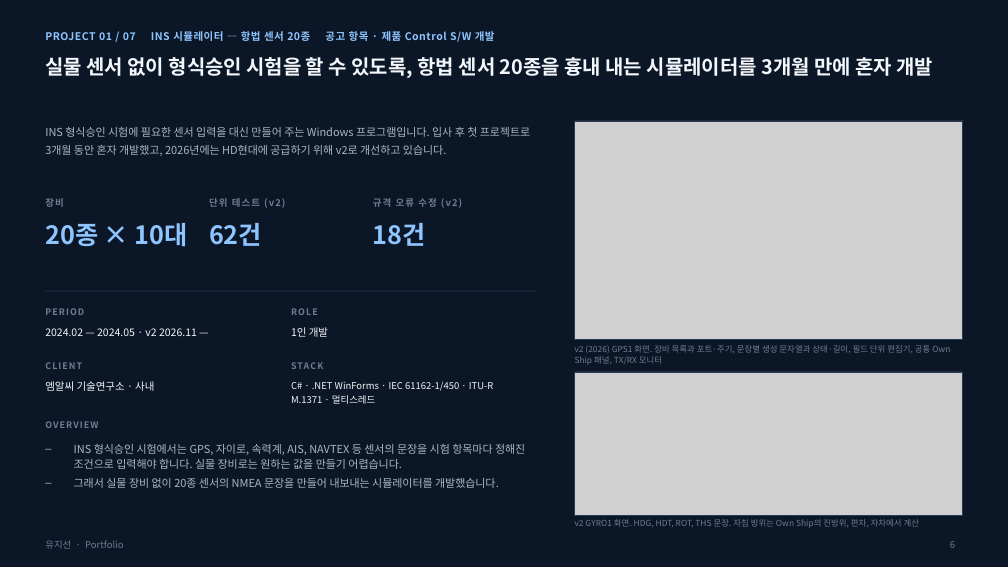
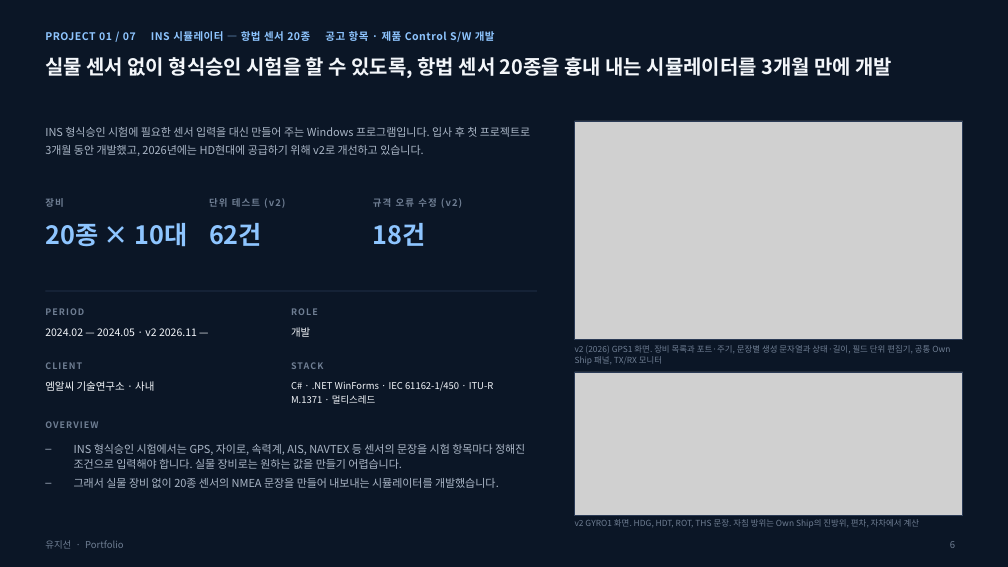
Before and after one commit to maintains00/portfolio, a slide deck: slide 6 of docs/포트폴리오_유지선.pptx. Drawn at 1008x567 pixels with LibreOffice and Linux fonts; fonts in the diff are those of the drawing; grey boxes stand for pictures. Boxes give left, top, right and bottom in pixels: in the first picture for what was removed or moved away, otherwise in the second. Text is boxed around its words. In the diff, an @@ line names an element or a change of style, - is before the commit and + after.

```diff
--- a/docs/포트폴리오_유지선.pptx
+++ b/docs/포트폴리오_유지선.pptx
@@ text at <box>45,57,892,78</box>: text changed @@
-실물 센서 없이 형식승인 시험을 할 수 있도록, 항법 센서 20종을 흉내 내는 시뮬레이터를 3개월 만에 혼자 개발
+실물 센서 없이 형식승인 시험을 할 수 있도록, 항법 센서 20종을 흉내 내는 시뮬레이터를 3개월 만에 개발
@@ text at <box>45,127,530,156</box>: text changed @@
-INS 형식승인 시험에 필요한 센서 입력을 대신 만들어 주는 Windows 프로그램입니다. 입사 후 첫 프로젝트로 3개월 동안 혼자 개발했고, 2026년에는 HD현대에 공급하기 위해 v2로 개선하고 있습니다.
+INS 형식승인 시험에 필요한 센서 입력을 대신 만들어 주는 Windows 프로그램입니다. 입사 후 첫 프로젝트로 3개월 동안 개발했고, 2026년에는 HD현대에 공급하기 위해 v2로 개선하고 있습니다.
@@ text at <box>291,327,310,337</box>: text changed @@
-1인 개발
+개발
```
Also in this commit, not shown: 8 other slides changed, 3 other files.
